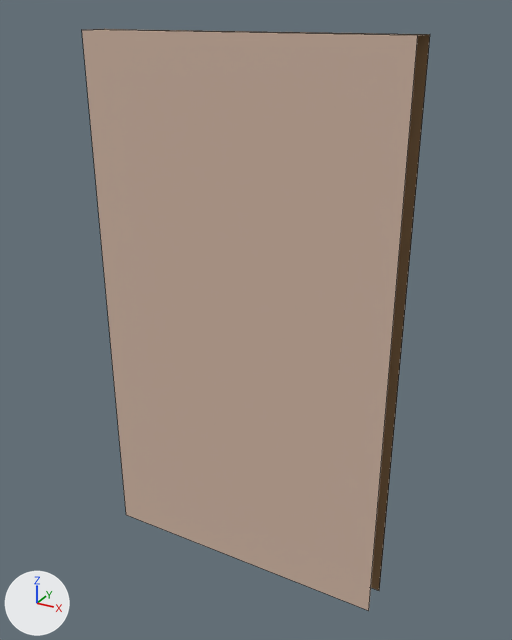
The FBX model Assets/3DAssets/HouseModKit/Wallx2.fbx as it was, and as the next commit left it.
One viewpoint serves both versions: a 50 mm camera at (2.04, -4.62, 3.61) aimed at (0.06, -1.03, 1.82). Arrows for +X, +Y and +Z are at lower left; the lights stay in place. Mesh edges are drawn as thin lines.

Before the edit, the objects in view are built like this:
```python
me_plane_006 = bpy.data.meshes.new('Plane.006')
me_plane_006.from_pydata(...)  # 10 vertices, 4 faces; spans x -0.99..1.01, y -0.2..0.0, z 0.0..3.5
# faces by material slot: [2, 2]
me_plane_006.materials.append(mat_wallmatinside)  # brown #8c6f4d
me_plane_006.materials.append(mat_wallmatoutisde)  # beige #d1b6a4
# before: 1 (1.01, 0.0, 0.0) at pixel (379, 590), 3 (1.01, -0.2, 0.0) at pixel (368, 610), 5 (1.01, 0.0, 3.5) at pixel (430, 34), 6 (1.01, -0.1, 3.5), 7 (1.01, -0.2, 3.5) at pixel (417, 35)
ob_wallsegment2_002 = bpy.data.objects.new('WallSegment2.002', me_plane_006)
ob_wallsegment2_002.location = (-0.007, -1.001, 0.0)
```
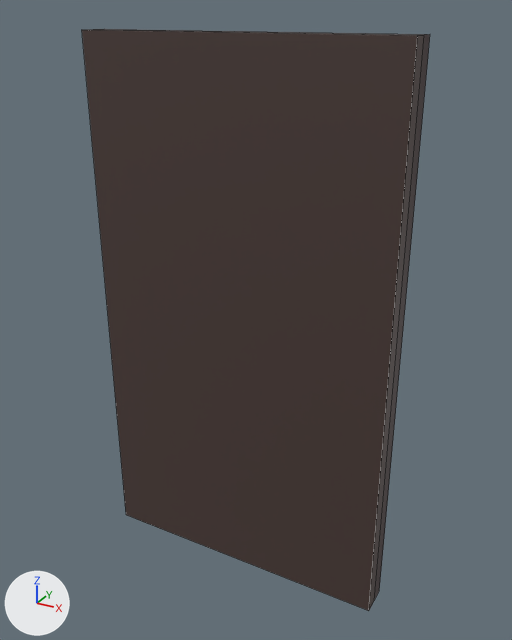
The change, as a list of edits to the scene's bpy script:
```text
Add img_polygontown_texture_01_a_png:
    img_polygontown_texture_01_a_png = load_image('PolygonTown_Texture_01_A.png', '../PolygonTown/Textures/PolygonTown_Texture_01_A.png', 2048, 2048, 'sRGB')
Add mat_polytowntexture:
    mat_polytowntexture = principled_material('PolyTownTexture')
    mat_polytowntexture.texture = img_polygontown_texture_01_a_png
Change me_plane_006:
    used by ob_wallsegment2_002; location = (-0.007, -1.001, 0.0)
    verts and faces of me_plane_006; kept vertices keep their numbers, new ones are numbered from 10
    remove me_plane_006.from_pydata(...)  # 10 vertices, 4 faces; spans x -0.99..1.01, y -0.2..0.0, z 0.0..3.5
    add me_plane_006.from_pydata(...)  # 12 vertices, 8 faces; spans x -0.99..1.01, y -0.2..0.0, z 0.0..3.5
    me_plane_006 part 1
    add verts[11] = (1.01, -0.1, 0.0)  # pixel (374, 600)
    add faces += [(1, 5, 6, 11), (3, 11, 6, 7)]
    me_plane_006 part 2: 2 faces spanning x -0.99..1.01, y -0.1..0.0, z 0.0..3.5 switch from mat_wallmatinside (brown #8c6f4d) to mat_polytowntexture (picture img_polygontown_texture_01_a_png)
    me_plane_006 part 3: 2 faces spanning x -0.99..1.01, y -0.2..-0.1, z 0.0..3.5 switch from mat_wallmatoutisde (beige #d1b6a4) to mat_polytowntexture (picture img_polygontown_texture_01_a_png)
```

Location of each change, [x1, y1, x2, y2] in pixels of the pictures (512 x 640 px):
part 1 of me_plane_006, added
    after: [369, 35, 430, 610]
part 2 of me_plane_006, recoloured
    before: [93, 29, 430, 590]
    after: [93, 29, 430, 35]
part 3 of me_plane_006, recoloured (beige to black)
    both: [82, 30, 420, 611]
